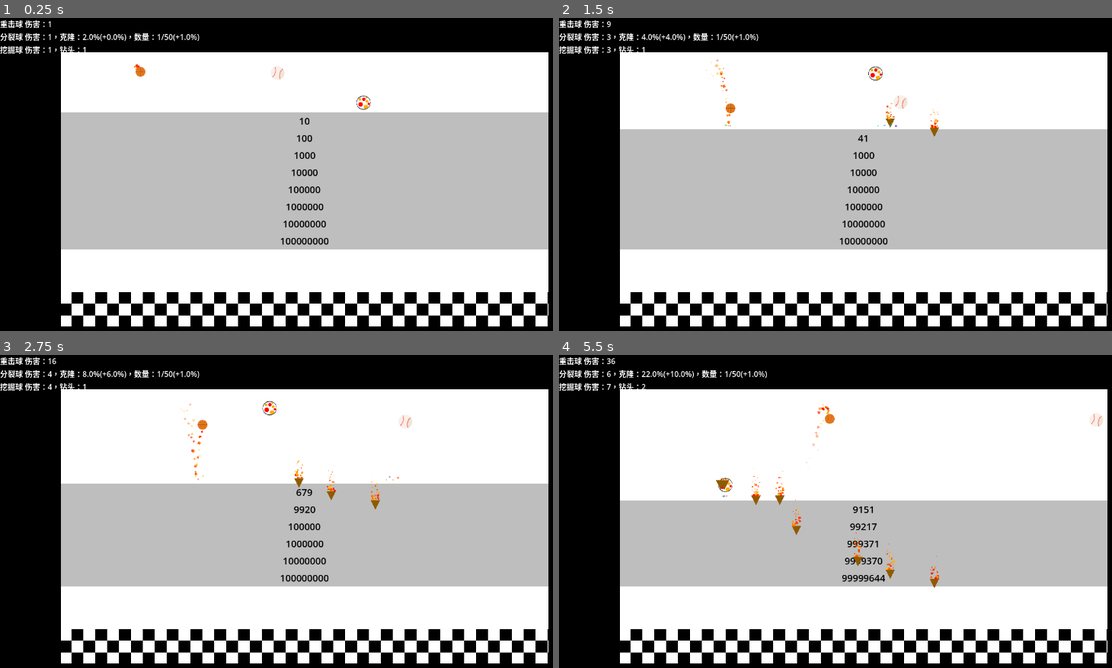
Above: before the commit, frames 1-4 (two rows, left to right).
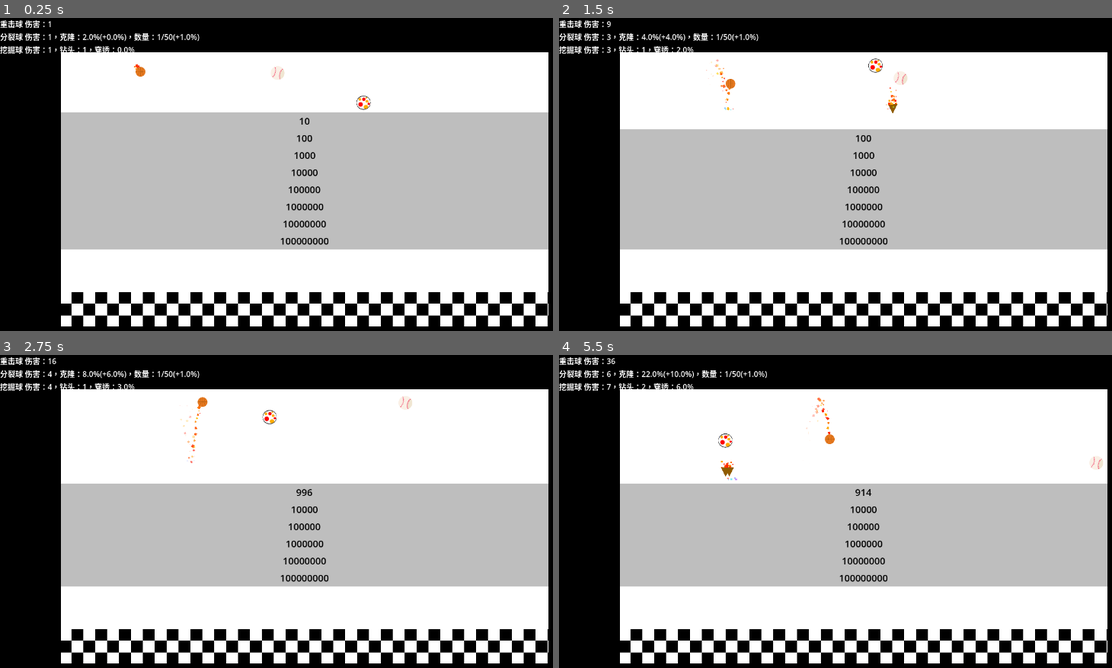
Above: after the commit, the same moments.

Repository: Rundll86/fallingballs
Game: Godot game, scene res://components/World.tscn
The game is run twice, just before and just after one commit, with the same random seed, the same clock (stepped at 60 frames per second) and the same inputs. The engine's default icon, where the game draws it, is replaced by a stand-in: a white triangle on a blue panel in a dark square.
Inputs:
- Up to frame 1 (0.25 s): no input
- Up to frame 2 (1.5 s): no input
- Up to frame 3 (2.75 s): no input
- Up to frame 4 (5.5 s): no input

The runs differ from the first frame. In frame 1, less than 0.1% of the frame differs, in the area x 16-25%, y 9-11%; in frame 2, 0.7%; in frame 3, 0.9%; in frame 4, 6.1%, in the area x 11-100%, y 9-75%.

Commit message:
feat(子弹系统): 实现子弹穿透机制并扩展钻头子弹功能
- 在BulletBase中新增enterWall和tryDie方法实现子弹穿透逻辑
- 为Drill子弹添加穿透概率计算，基于发射器的penerate属性
- 扩展DrillBall功能，增加penerate属性和相关伤害计算
- 更新DrillBall的applyInfo方法以显示穿透概率

Diff:
--- a/scripts/Contents/Balls/DrillBall.gd
+++ b/scripts/Contents/Balls/DrillBall.gd
@@ -1,15 +1,19 @@
 extends BallBase
+class_name DrillBall
 
 var count = 1.0
+var penerate = 0.1
 
 func onAttack(_wall: WallBase):
 	for i in floor(count):
 		get_parent().call_deferred("add_child", BulletBase.create("Drill", self, position - Vector2(radius * 2 * randf_range(-1, 1), 0), deg_to_rad(90)))
 func getDamage():
 	count = bounceTime * 0.25 + 1
+	penerate = bounceTime * 0.01
 	return bounceTime + 1
 func applyInfo():
-	return "伤害：%s，钻头：%s" % [
+	return "伤害：%s，钻头：%s，穿透：%s" % [
 		value(getDamage()),
-		value(count)
+		value(count),
+		percent(penerate)
 	]
--- a/scripts/Contents/Bullets/Drill.gd
+++ b/scripts/Contents/Bullets/Drill.gd
@@ -2,3 +2,6 @@
 
 func ai():
 	forward()
+func enterWall(_wall: WallBase):
+	if randf() < (1.0 - launcher.penerate):
+		tryDie()
--- a/scripts/Statemachines/BulletBase.gd
+++ b/scripts/Statemachines/BulletBase.gd
@@ -14,16 +14,31 @@
 			if area is Winner:
 				queue_free()
 	)
+	body_entered.connect(
+		func(body):
+			if body is WallBase:
+				enterWall(body)
+	)
 func _physics_process(_delta):
 	for body in get_overlapping_bodies():
 		if body is WallBase:
 			body.takeDamage(launcher.getDamage(), launcher)
+			onAttack(body)
 	ai()
 
 func forward():
 	position += Vector2.from_angle(rotation).normalized() * speed
+func tryDie():
+	die()
+	queue_free()
 
 func ai():
+	pass
+func onAttack(_wall: WallBase):
+	pass
+func enterWall(_wall: WallBase):
+	pass
+func die():
 	pass
 
 static func create(bulletScene: String, launch: BallBase, pos: Vector2, rot: float) -> BulletBase:
